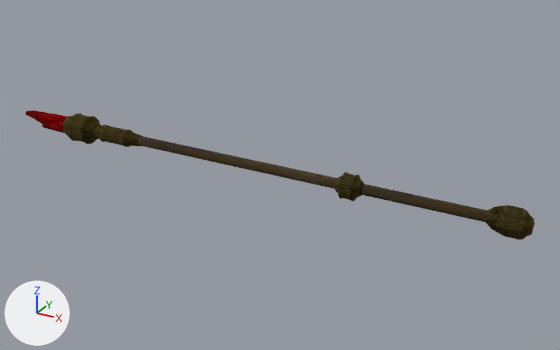
The glTF model assets/models/G3_WEAPON_STAFF_FIREMAGE_02.glb, before and after one commit.
One viewpoint serves both versions: a 50 mm camera at (1.03, -2.112, 1.035) aimed at (-0.145, 0.026, -0.034). Arrows for +X, +Y and +Z are at lower left; the lights stay in place.
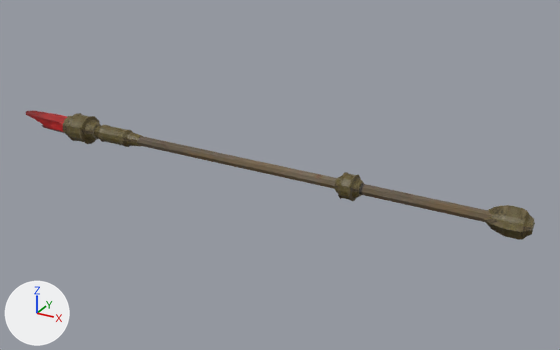
The change, as JSON lines over the scene's bpy script:
```json
{"op": "set", "path": "mat_g3_weapons_melee_staffs_01_diffuse_01.metallic", "old": "1.0", "new": "0.0"}
{"op": "set", "path": "mat_g3_weapons_melee_staffs_01_diffuse_01.roughness", "old": "1.0", "new": "0.5"}
```

Boxes [x1, y1, x2, y2] around the edits, measured in the pictures (560 x 350 px):
```json
{"object": "Mesh", "change": "surface changed", "before": [26, 111, 535, 240], "after": [26, 111, 535, 240]}
```
